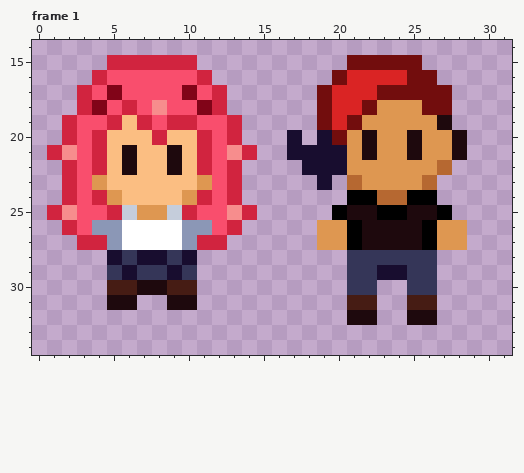
Edited in one commit: pixel-art file (Aseprite/Gabriel.aseprite). Above: the version before the commit.
48x48 pixels, 2 frames. Shown: frame 1: x 0..31, y 14..34.
New version:
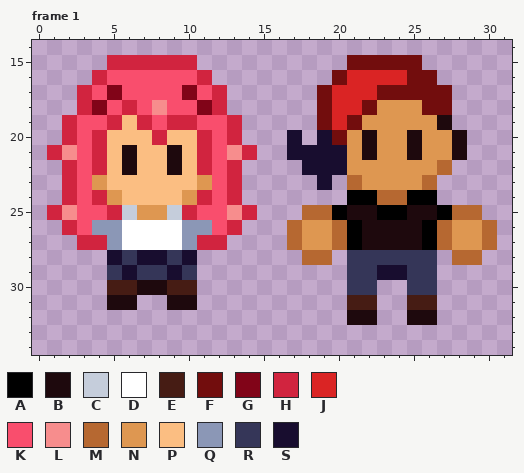
Palette (. is transparent): A #000000  B #1e090d  C #c5cddb  D #ffffff  E #461c14  F #720d0d  G #810418  H #d1243f  J #da2424  K #f94e6d  L #f78d8d  M #b66831  N #de9751  P #fbbe82  Q #8b97b6  R #353658  S #180d2f
What changed:
layer "hands" now shown
Frame 1, layer "hands":
The author put colour M in row 25 at x 18 to 19 and 28 to 29; in rows 26 to 27 at x 17 and 30; in row 28 at x 18 to 19 and 28 to 29.
Colour N becomes colour M in rows 26 to 27 at x 20 and 27.
The author put colour N in rows 26 to 27 at x 18 and 29.
Boxes around the changes in both pictures, in picture pixels (x1, y1, x2, y2):
changed: (287, 205, 347, 265)
changed: (437, 205, 497, 265)
